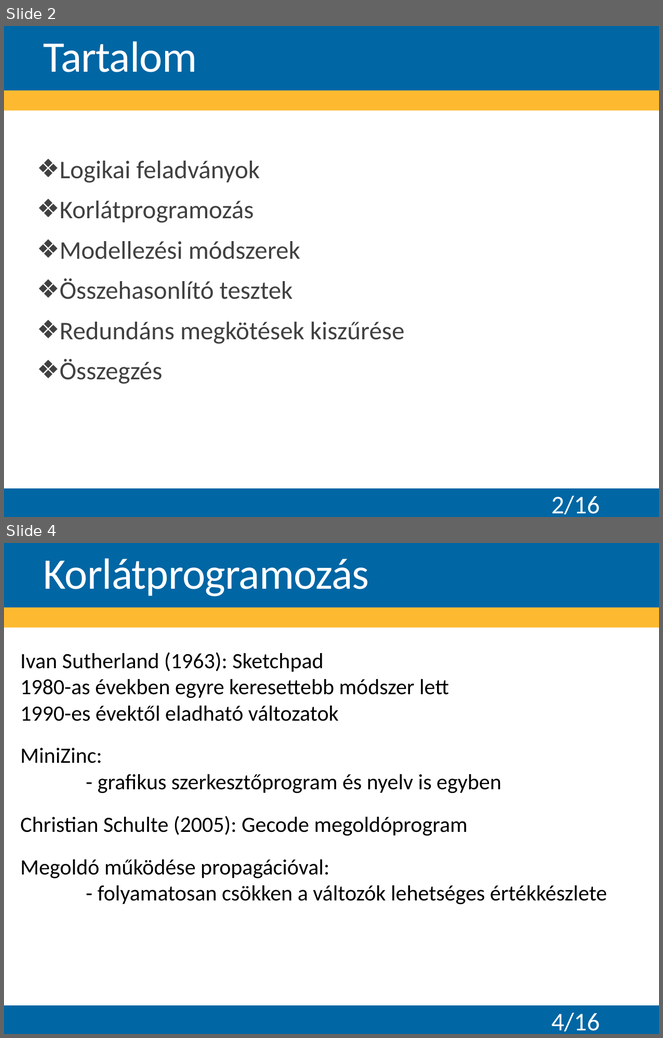
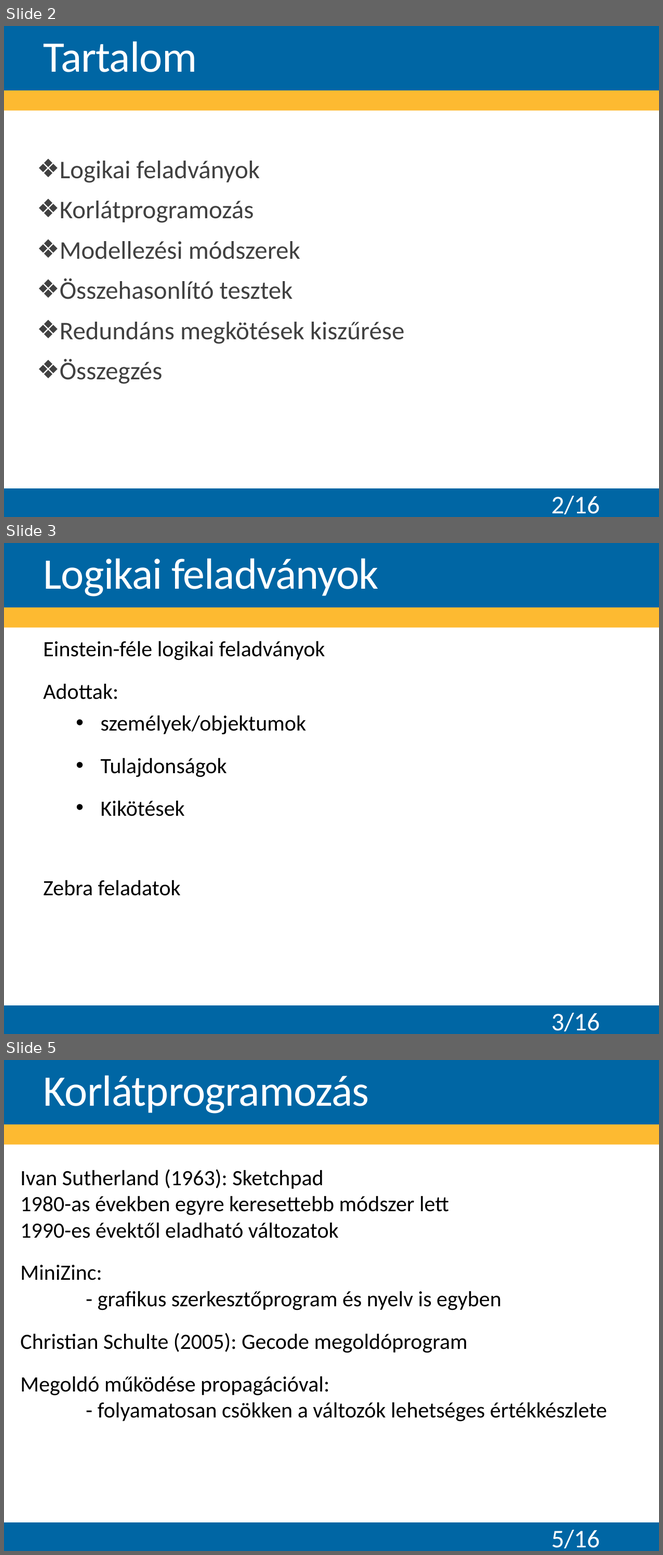
Before and after one commit to Teaching-projects/SZE-Peku221b, a slide deck: CP_Dolgozat/Előadás/Logikai feladványok megoldása korlátprogramozással.pptx. Shown one above the other, each under a label of ours: slides 2 and 4 before the commit, slides 2, 3 and 5 after it; the slides between them are not shown. The pictures are 663x1038 and 663x1555 pixels, drawn with LibreOffice and Linux fonts; fonts in the diff are those of the drawing; background and template pictures are left out. Boxes give left, top, right and bottom in pixels: in the first picture for what was removed or moved away, otherwise in the second. Text is boxed around its words. In the diff, an @@ line names an element or a change of style, - is before the commit and + after.

```diff
--- a/CP_Dolgozat/Előadás/Logikai feladványok megoldása korlátprogramozással.pptx
+++ b/CP_Dolgozat/Előadás/Logikai feladványok megoldása korlátprogramozással.pptx
@@ slide 3 added at (x1=4, y1=543, x2=659, y2=1034), background #FFFFFF; not listed: 3 template elements that a slide beside it also shows @@
@@ title added at (x1=44, y1=558, x2=379, y2=597), 48 pt, text #FFFFFF @@
+Logikai feladványok
@@ text added at (x1=43, y1=641, x2=325, y2=896), 24 pt, text #000000 @@
+Einstein-féle logikai feladványok
+Adottak:
+  • személyek/objektumok
+  • Tulajdonságok
+  • Kikötések
+Zebra feladatok
@@ page number added at (x1=552, y1=1013, x2=600, y2=1032), 28 pt, text #FFFFFF @@
+3/16
@@ what was slide 4 is now slide 5 @@
@@ page number at (x1=552, y1=1530, x2=600, y2=1549): text changed @@
-4/16
+5/16
```
Also in this commit, not shown: 3 slides changed, 5 other slides added, 3 other files.
